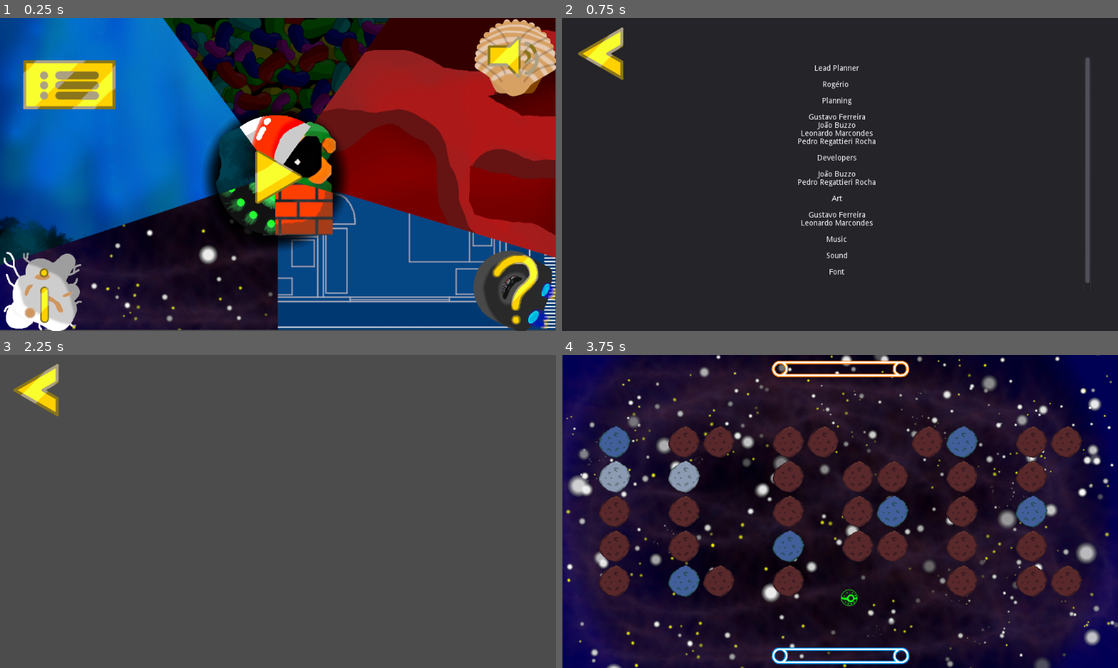
Above: before the commit, frames 1-4 (two rows, left to right).
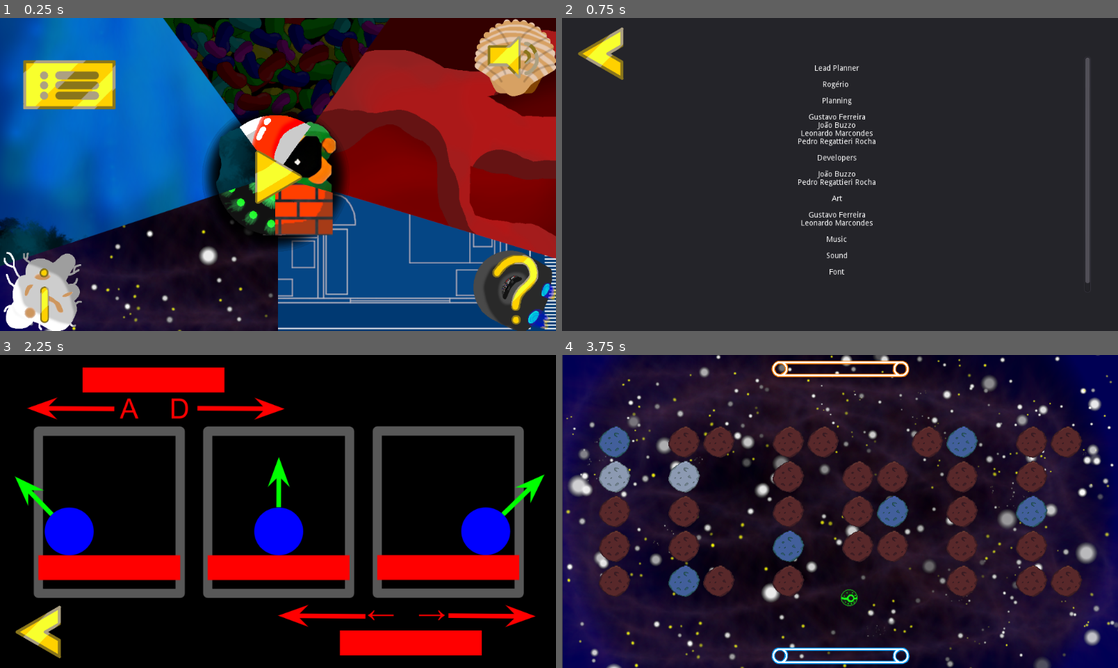
Above: after the commit, the same moments.

Repository: lswgamer/VOSES-Multiplayer
Game: Godot game, scene res://Scenes/MainMenu.tscn
The game is run twice, just before and just after one commit, with the same random seed, the same clock (stepped at 60 frames per second) and the same inputs.
Inputs (mouse positions are in pixels of both pictures, inside the frame that each line leads up to; where the layout moved, square brackets give the same spot in the first picture):
- Up to frame 1 (0.25 s): no input
- Up to frame 2 (0.75 s): click (606, 290) at 0.5 s
- Up to frame 3 (2.25 s): click (38, 389) at 1.25 s; click (517, 627) at 2 s
- Up to frame 4 (3.75 s): click (600, 630) [595, 389] at 2.75 s; click (840, 511) at 3.5 s

The runs differ from the first frame. In frame 1, 3.8% of the frame differs, in the area x 0-100%, y 0-100%; in frame 2, nothing differs; in frame 3, 91%; in frame 4, nothing differs.

Commit message:
Add Instructional Image to Rules Screen

Diff:
--- a/Breakout/Scenes/Credits.tscn
+++ b/Breakout/Scenes/Credits.tscn
@@ -91,4 +91,6 @@
 rect_scale = Vector2( 0.5, 0.5 )
 texture_normal = ExtResource( 2 )
 
+[node name="AudioStreamPlayer" type="AudioStreamPlayer" parent="."]
+
 [connection signal="pressed" from="Panel/ReturnButton" to="." method="_on_ReturnButton_pressed"]
--- a/Breakout/Scenes/Level.tscn
+++ b/Breakout/Scenes/Level.tscn
@@ -57,8 +57,8 @@
 nivel = 30
 
 [node name="Background" type="ColorRect" parent="."]
-margin_right = 1024.0
-margin_bottom = 576.0
+anchor_right = 1.0
+anchor_bottom = 1.0
 color = Color( 0.431373, 0.431373, 0.431373, 1 )
 
 [node name="AnimatedSprite" type="AnimatedSprite" parent="Background"]
--- a/Breakout/Scenes/MainMenu.tscn
+++ b/Breakout/Scenes/MainMenu.tscn
@@ -11,21 +11,17 @@
 [node name="Control" type="Control"]
 anchor_right = 1.0
 anchor_bottom = 1.0
+size_flags_horizontal = 3
+size_flags_vertical = 3
 script = ExtResource( 7 )
 
 [node name="TextureRect" type="TextureRect" parent="."]
-anchor_right = 1.04902
-anchor_bottom = 1.02771
-margin_right = 204.8
-margin_bottom = 95.04
-rect_scale = Vector2( 0.8, 0.835 )
+anchor_right = 1.0
+anchor_bottom = 1.0
 size_flags_horizontal = 3
 size_flags_vertical = 3
 texture = ExtResource( 1 )
 expand = true
-__meta__ = {
-"_edit_use_anchors_": true
-}
 
 [node name="PlayButton" type="TextureButton" parent="."]
 anchor_left = 0.5
@@ -76,9 +72,7 @@
 rect_scale = Vector2( 0.6, 0.6 )
 texture_normal = ExtResource( 5 )
 
-[node name="BGM" type="AudioStreamPlayer" parent="."]
-
-[node name="SFX" type="AudioStreamPlayer" parent="."]
+[node name="AudioStreamPlayer" type="AudioStreamPlayer" parent="."]
 
 [connection signal="pressed" from="PlayButton" to="." method="_on_PlayButton_pressed"]
 [connection signal="pressed" from="CreditsButton" to="." method="_on_CreditsButton_pressed"]
--- a/Breakout/Scenes/Rules.tscn
+++ b/Breakout/Scenes/Rules.tscn
@@ -1,7 +1,8 @@
-[gd_scene load_steps=3 format=2]
+[gd_scene load_steps=4 format=2]
 
 [ext_resource path="res://Scripts/Rules.gd" type="Script" id=1]
 [ext_resource path="res://Assets/menu/back_button.png" type="Texture" id=2]
+[ext_resource path="res://Assets/menu/how_to_play.png" type="Texture" id=3]
 
 [node name="Control" type="Control"]
 anchor_right = 1.0
@@ -9,13 +10,23 @@
 script = ExtResource( 1 )
 
 [node name="TextureRect" type="TextureRect" parent="."]
-margin_right = 1022.0
-margin_bottom = 581.0
+anchor_right = 1.0
+anchor_bottom = 1.0
+size_flags_horizontal = 3
+size_flags_vertical = 3
+texture = ExtResource( 3 )
+expand = true
 
 [node name="ReturnButton" type="TextureButton" parent="."]
-margin_right = 108.0
-margin_bottom = 92.0
+anchor_top = 1.0
+anchor_bottom = 1.0
+margin_left = 4.0
+margin_top = -131.0
+margin_right = 260.0
+margin_bottom = 125.0
 rect_scale = Vector2( 0.5, 0.5 )
 texture_normal = ExtResource( 2 )
 
+[node name="AudioStreamPlayer" type="AudioStreamPlayer" parent="."]
+
 [connection signal="pressed" from="ReturnButton" to="." method="_on_ReturnButton_pressed"]
Binary file added: Breakout/Assets/menu/how_to_play.png
Not shown, added: Breakout/Assets/menu/how_to_play.png.import
